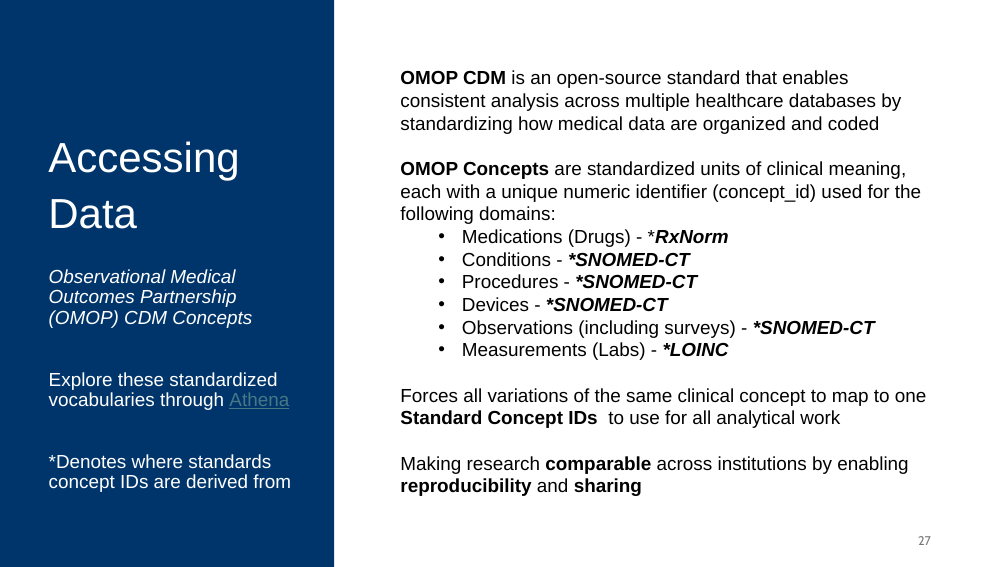
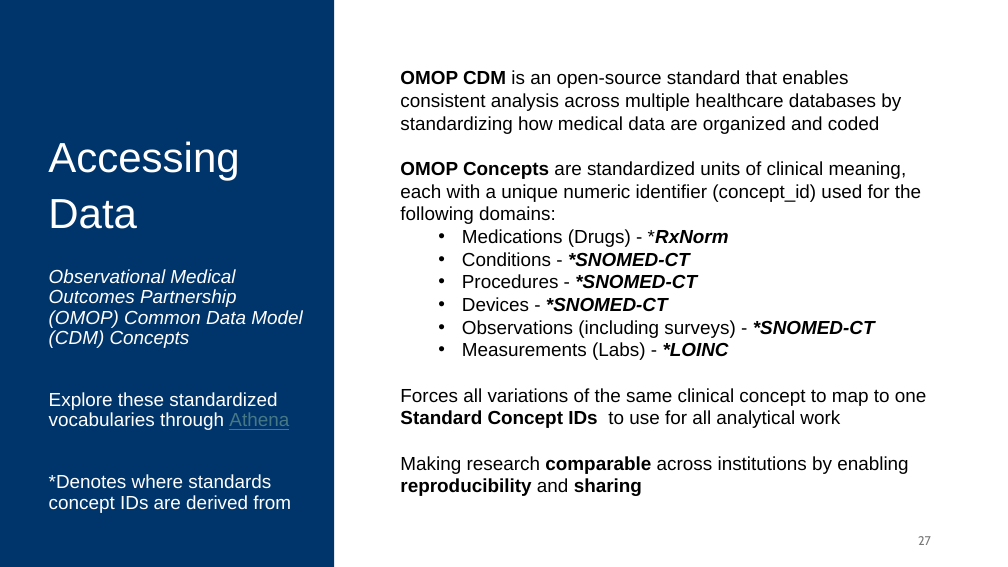
Before and after one commit to CWML/All-of-Us-Training-Resources, a slide deck: slide 27 of Session 1/Intro to All of Us.pptx. Drawn at 1008x567 pixels with LibreOffice and Linux fonts; fonts in the diff are those of the drawing. Boxes give left, top, right and bottom in pixels: in the first picture for what was removed or moved away, otherwise in the second. Text is boxed around its words. In the diff, an @@ line names an element or a change of style, - is before the commit and + after.

```diff
--- a/Session 1/Intro to All of Us.pptx
+++ b/Session 1/Intro to All of Us.pptx
@@ text at (x1=49, y1=269, x2=302, y2=348): text changed @@
-Observational Medical Outcomes Partnership (OMOP) CDM Concepts
+Observational Medical Outcomes Partnership (OMOP) Common Data Model (CDM) Concepts
```
Also in this commit, not shown: 6 other slides changed.
